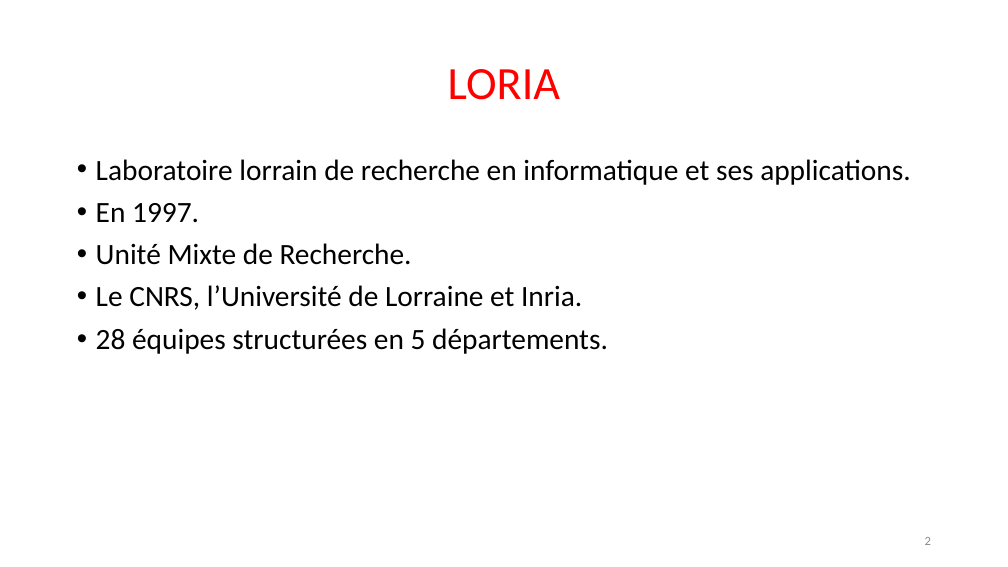
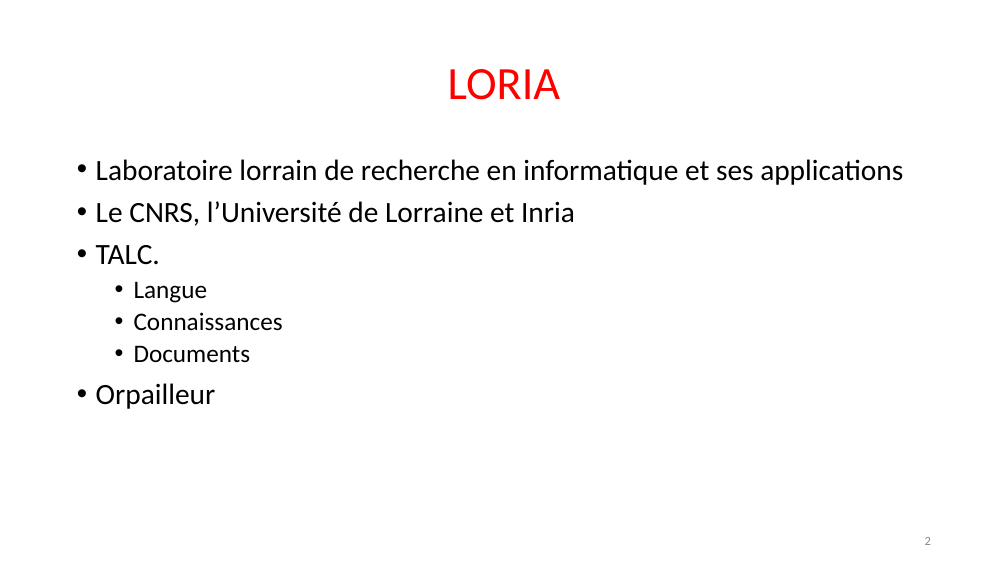
Before and after one commit to Sle3pingForest/StageL3, a slide deck: slide 2 of RapportNam/soutenance.pptx. Drawn at 1008x567 pixels with LibreOffice and Linux fonts; fonts in the diff are those of the drawing. Boxes give left, top, right and bottom in pixels: in the first picture for what was removed or moved away, otherwise in the second. Text is boxed around its words. In the diff, an @@ line names an element or a change of style, - is before the commit and + after.

```diff
--- a/RapportNam/soutenance.pptx
+++ b/RapportNam/soutenance.pptx
@@ text at (96, 159, 903, 409): text changed @@
-• Laboratoire lorrain de recherche en informatique et ses applications.
-• En 1997.
-• Unité Mixte de Recherche.
-• Le CNRS, l’Université de Lorraine et Inria.
-• 28 équipes structurées en 5 départements.
+• Laboratoire lorrain de recherche en informatique et ses applications
+• Le CNRS, l’Université de Lorraine et Inria
+• TALC.
+  • Langue
+  • Connaissances
+  • Documents
+• Orpailleur
```
Also in this commit, not shown: 9 other slides changed, 1 slide added, 1 slide removed.
